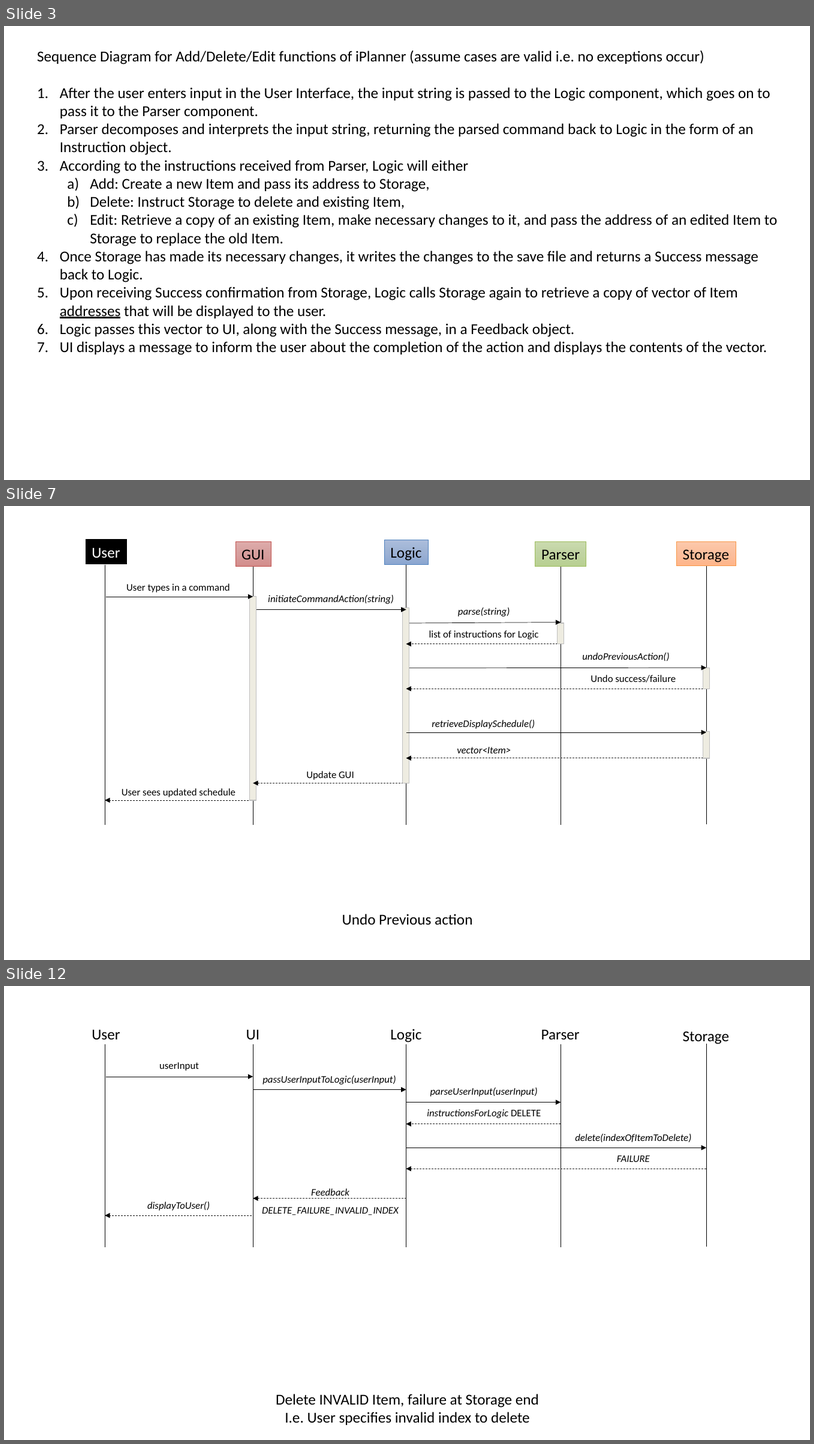
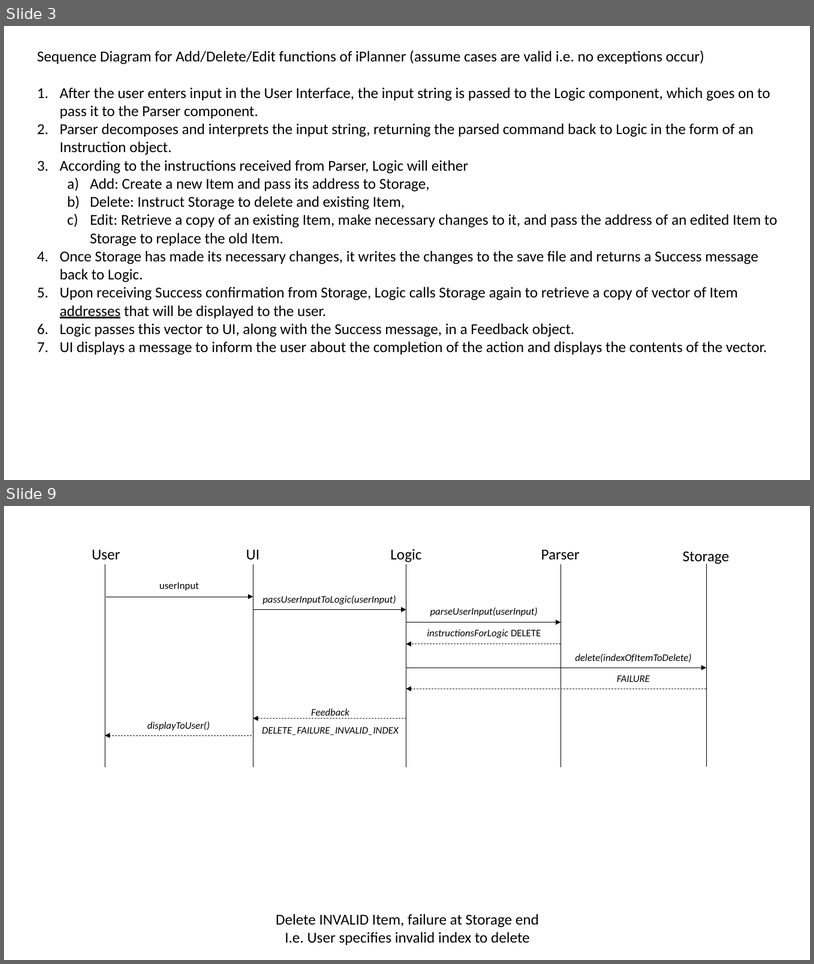
Before and after one commit to cs2103jan2015-f10-2c/main, a slide deck: iPlanner Documentation/[V0.5]/Sequence Diagrams.pptx. Shown one above the other, each under a label of ours: slides 3, 7 and 12 before the commit, slides 3 and 9 after it; the slides between them are not shown. The pictures are 814x1444 and 814x964 pixels, drawn with LibreOffice and Linux fonts; fonts in the diff are those of the drawing. Boxes give left, top, right and bottom in pixels: in the first picture for what was removed or moved away, otherwise in the second. Text is boxed around its words. In the diff, an @@ line names an element or a change of style, - is before the commit and + after.

```diff
--- a/iPlanner Documentation/[V0.5]/Sequence Diagrams.pptx
+++ b/iPlanner Documentation/[V0.5]/Sequence Diagrams.pptx
@@ slide 7 removed at (4, 506, 810, 960), background #FFFFFF @@
@@ group removed at (86, 539, 737, 825): 10 texts, 10 rectangles, 10 arrows, 5 lines @@
-User types in a command
-parse(string)
-list of instructions for Logic
-Logic
-GUI
-Parser
-Storage
-User
-undoPreviousAction()
-retrieveDisplaySchedule()
-vector<Item>
-Undo success/failure
-initiateCommandAction(string)
-User sees updated schedule
-Update GUI
@@ text removed at (342, 913, 473, 925) @@
-Undo Previous action
@@ what was slide 12 is now slide 9 @@
```
Also in this commit, not shown: 2 slides changed, 3 slides added, 5 other slides removed, 11 other files.
